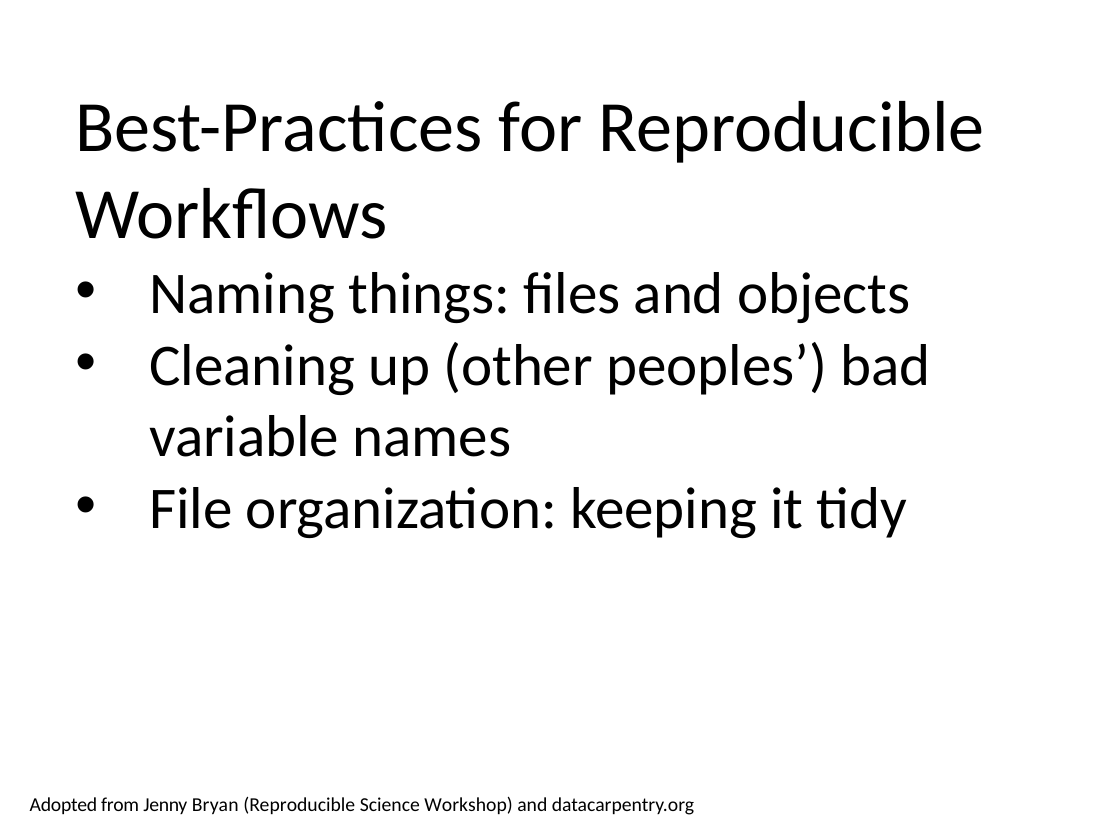
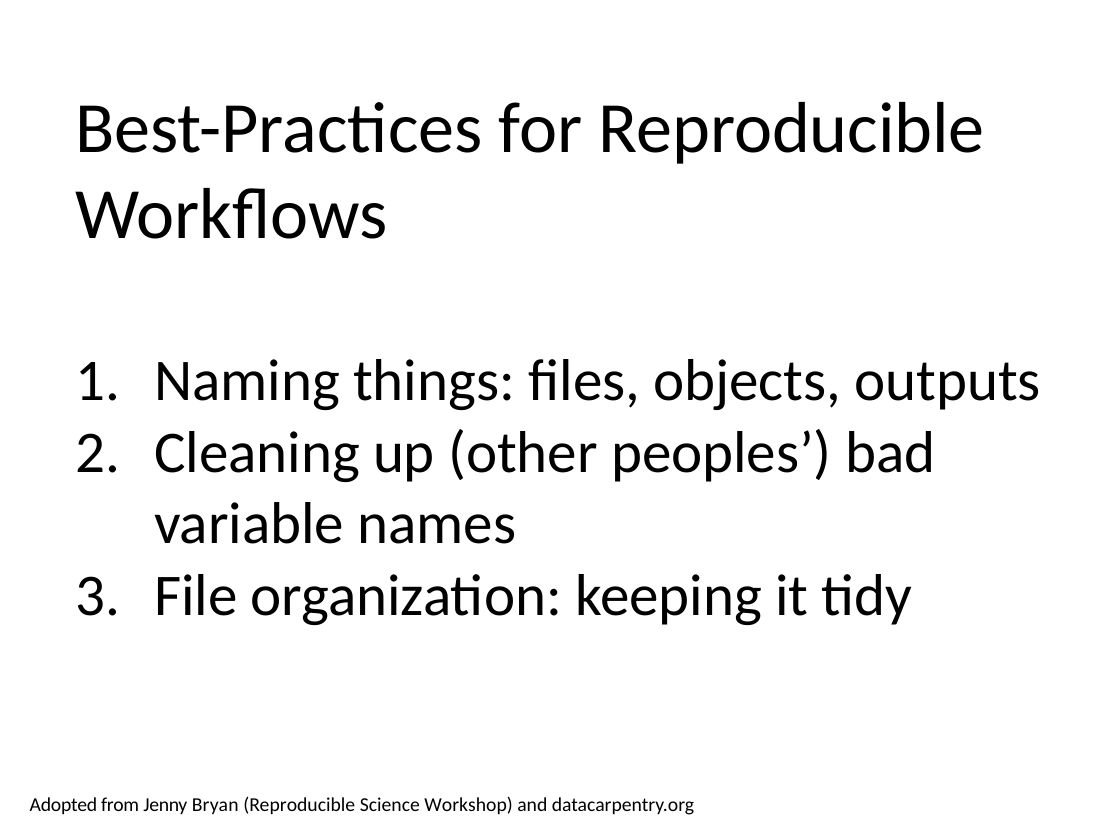
Before and after one commit to cmgienger/rmd_best_practices, a slide deck: slide 1 of 0-best-practices.pptx. Drawn at 1120x840 pixels with LibreOffice and Linux fonts; fonts in the diff are those of the drawing. Boxes give left, top, right and bottom in pixels: in the first picture for what was removed or moved away, otherwise in the second. Text is boxed around its words. In the diff, an @@ line names an element or a change of style, - is before the commit and + after.

```diff
--- a/0-best-practices.pptx
+++ b/0-best-practices.pptx
@@ text at <box>154,359,1041,410</box>: text changed @@
-• Naming things: files and objects
+1. Naming things: files, objects, outputs
@@ text at <box>154,429,935,625</box>: bullet • to 1. @@
```
Also in this commit, not shown: 13 other slides changed.
